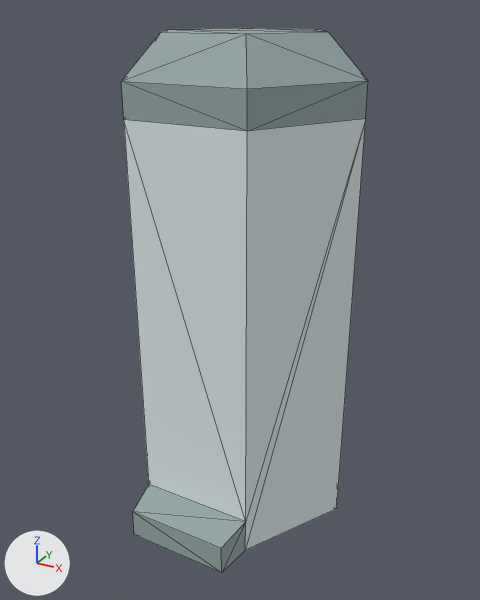
The glTF model assets/props/furniture/trashcan.glb as it was, and as the next commit left it.
The view is the same before and after, from a camera (50 mm lens) standing at (0.267, -0.492, 0.444) and looking at (0.002, -0.01, 0.203). Arrows for +X, +Y and +Z are at lower left; the lights stay in place. The older version comes first. Mesh edges are drawn as thin lines. Vertices at exactly the same position are counted once.

Objects in the first picture: 'trashcan(Clone)'.
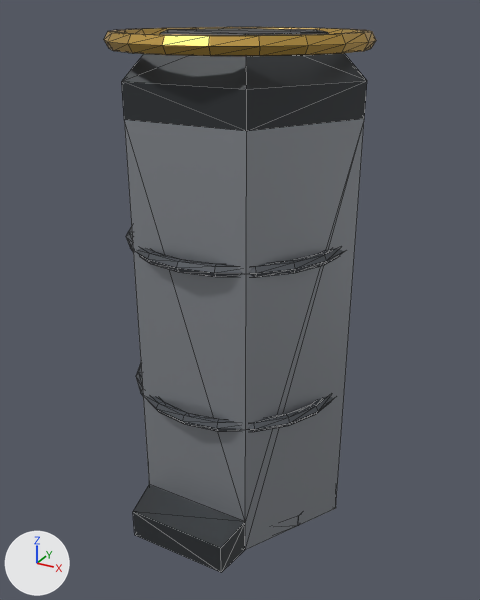
The change, as a list of edits to the scene's bpy script:
```text
Add mat_gunmetal_009:
    mat_gunmetal_009 = principled_material('gunmetal.009')
    mat_gunmetal_009.base_color = (0.1, 0.11, 0.125)  # dark grey #595d63
    mat_gunmetal_009.metallic = 0.5
    mat_gunmetal_009.roughness = 0.45
Add mat_brass_009:
    mat_brass_009 = principled_material('brass.009')
    mat_brass_009.base_color = (0.55, 0.34, 0.07)  # orange #c49e4b
    mat_brass_009.metallic = 0.6
    mat_brass_009.roughness = 0.4
Add mat_gunmetaldark_009:
    mat_gunmetaldark_009 = principled_material('gunmetalDark.009')
    mat_gunmetaldark_009.base_color = (0.04, 0.045, 0.05)  # dark grey #383c3f
    mat_gunmetaldark_009.metallic = 0.4
Add mat_steel_009:
    mat_steel_009 = principled_material('steel.009')
    mat_steel_009.base_color = (0.32, 0.34, 0.37)  # grey #999ea4
    mat_steel_009.metallic = 0.5
    mat_steel_009.roughness = 0.4
Change me_mesh_trashcan:
    used by ob_trashcan_clone; location = (0.0, 0.0, 0.0); rotation_euler = (0.0, 0.0, 1.571), in degrees (0, 0, 90); scale = (0.472, 0.472, 0.472)
    remove me_mesh_trashcan.from_pydata(...)  # 36 vertices, 68 faces; spans x -0.259..0.237, y -0.22..0.22, z 0.0..0.906
    add me_mesh_trashcan.from_pydata(...)  # 428 vertices, 848 faces; spans x -0.259..0.237, y -0.222..0.222, z 0.0..0.907
    me_mesh_trashcan part 1: a new loose piece of 120 vertices spanning x -0.234..0.211, y -0.222..0.222, z 0.881..0.907, in mat_brass_009 (orange #c49e4b)
    me_mesh_trashcan part 2: a new loose piece of 120 vertices spanning x -0.221..0.198, y -0.21..0.21, z 0.263..0.281, in mat_gunmetal_009 (dark grey #595d63)
    me_mesh_trashcan part 3: a new loose piece of 120 vertices spanning x -0.221..0.198, y -0.21..0.21, z 0.553..0.571, in mat_gunmetal_009 (dark grey #595d63)
    me_mesh_trashcan part 4: 22 faces spanning x -0.259..0.191, y -0.22..0.22, z 0.0..0.78 switch from mat_metal (white #dfeaec) to mat_steel_009 (grey #999ea4)
    me_mesh_trashcan part 5: 46 faces spanning x -0.259..0.237, y -0.22..0.22, z 0.0..0.906 switch from mat_metaldark (grey #96a7a7) to mat_gunmetaldark_009 (dark grey #383c3f)
    other edits to the shape of me_mesh_trashcan do not show in these pictures
    add me_mesh_trashcan.materials.append(mat_brass_009)  # orange #c49e4b
    add me_mesh_trashcan.materials.append(mat_gunmetal_009)  # dark grey #595d63
Change ob_trashcan_clone:
    ob_trashcan_clone.scale: (0.472, 0.472, 0.472) -> (0.472, 0.468, 0.472)
```

Boxes [x1, y1, x2, y2] around the edits, measured in the pictures (480 x 600 px):
'trashcan(Clone)', reshaped, rescaled (10% wider)
    before: [121, 28, 368, 573]
    after: [104, 27, 376, 572]
part 1 of me_mesh_trashcan, added (orange)
    after: [104, 27, 376, 56]
part 2 of me_mesh_trashcan, added
    after: [136, 363, 334, 432]
part 3 of me_mesh_trashcan, added
    after: [126, 227, 344, 277]
part 4 of me_mesh_trashcan, recoloured (white to grey)
    both: [124, 119, 364, 550]
part 5 of me_mesh_trashcan, recoloured (grey to dark grey)
    both: [122, 28, 367, 572]
